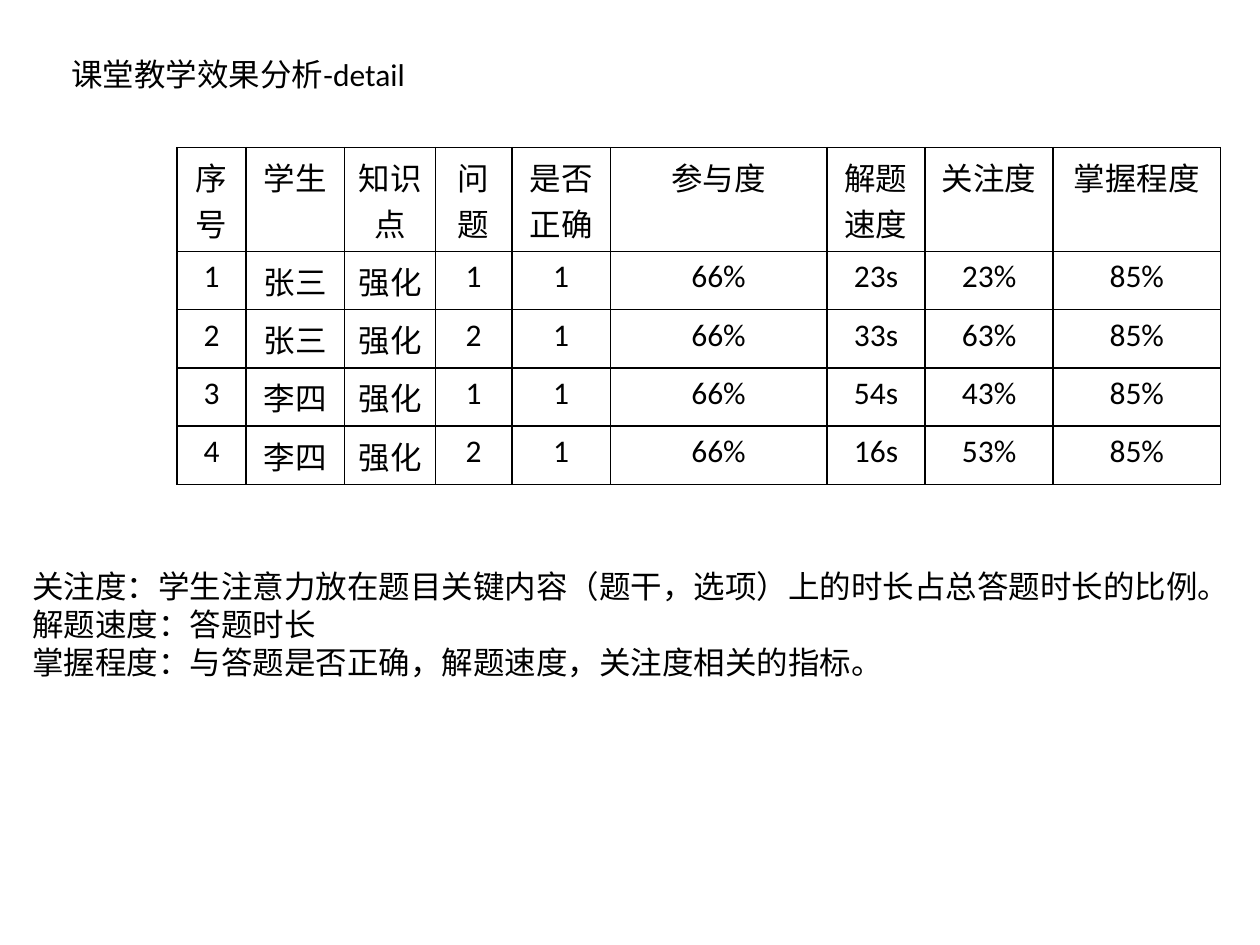
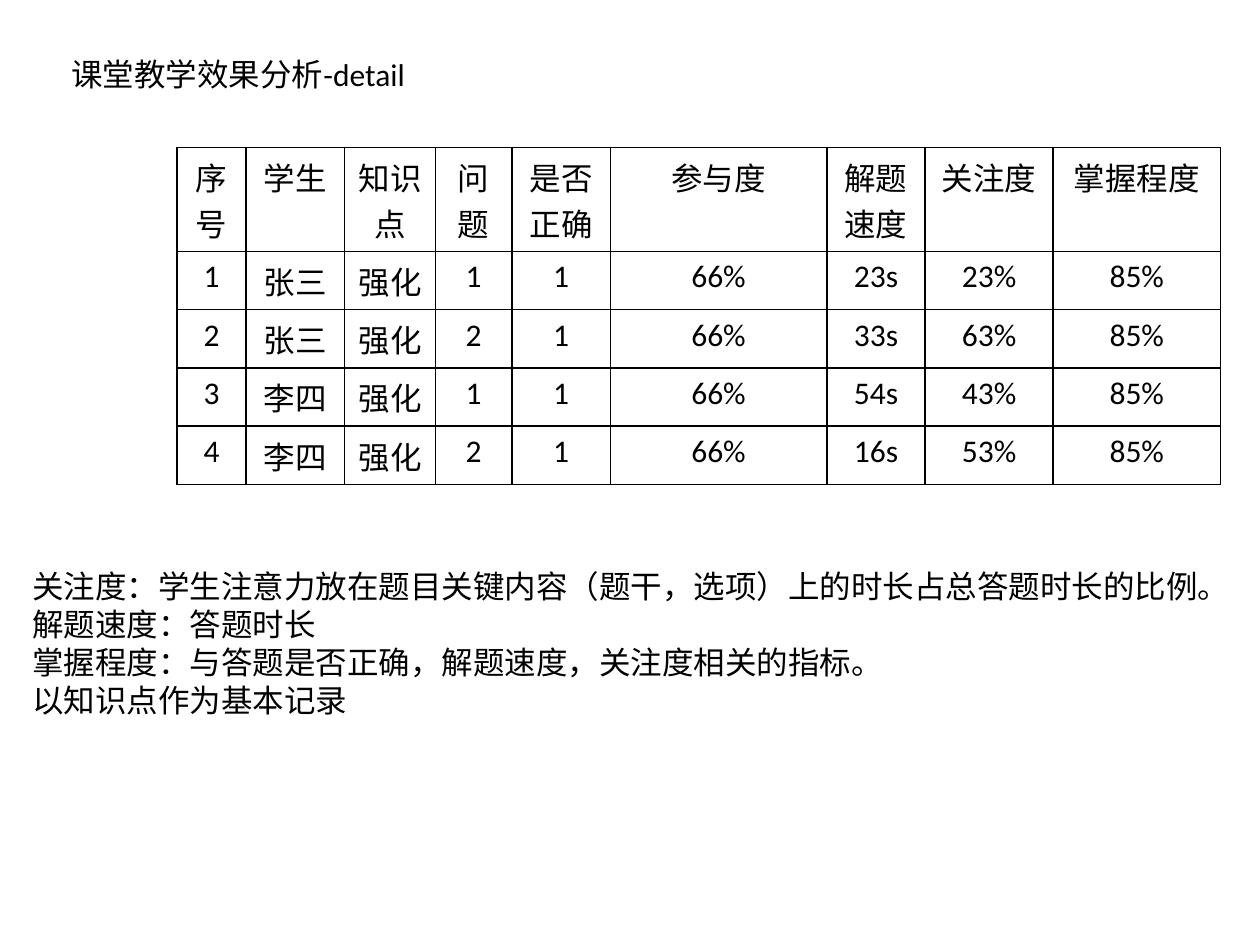
Before and after one commit to fanzijian/thinkphp5, a slide deck: slide 4 of 云评估-界面内容设计.pptx. Drawn at 1260x945 pixels with LibreOffice and Linux fonts; fonts in the diff are those of the drawing. Boxes give left, top, right and bottom in pixels: in the first picture for what was removed or moved away, otherwise in the second. Text is boxed around its words. In the diff, an @@ line names an element or a change of style, - is before the commit and + after.

```diff
--- a/云评估-界面内容设计.pptx
+++ b/云评估-界面内容设计.pptx
@@ text at [32, 685, 347, 715]: paragraph added @@
+以知识点作为基本记录
```
Also in this commit, not shown: 8 other slides changed.
